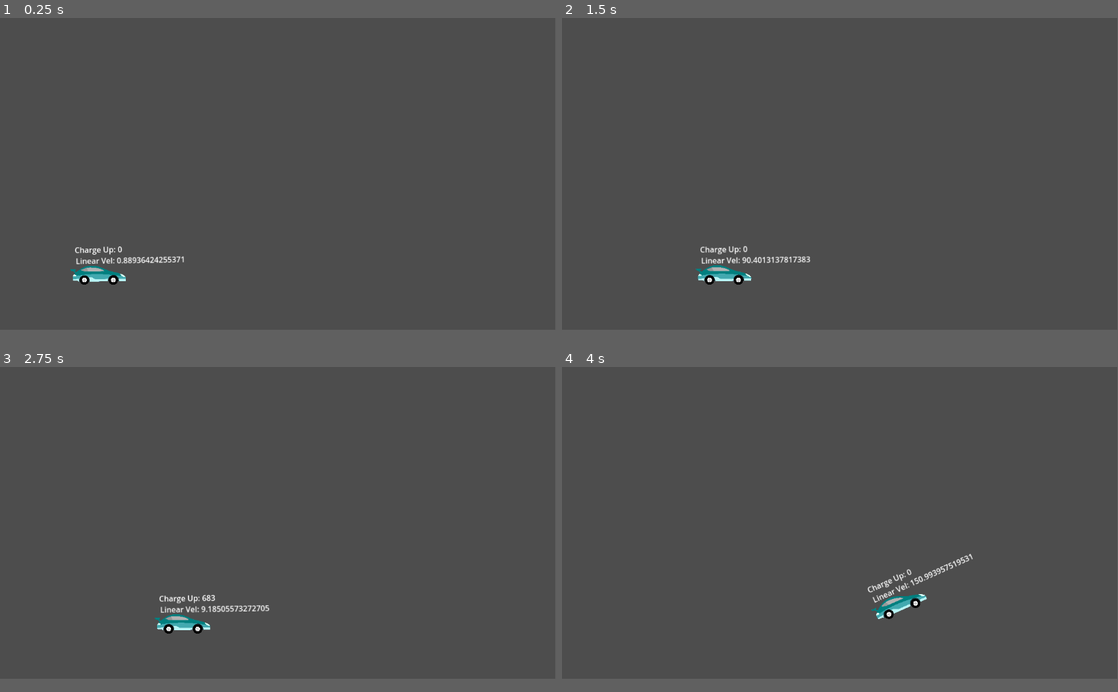
Above: before the commit, frames 1-4 (two rows, left to right).
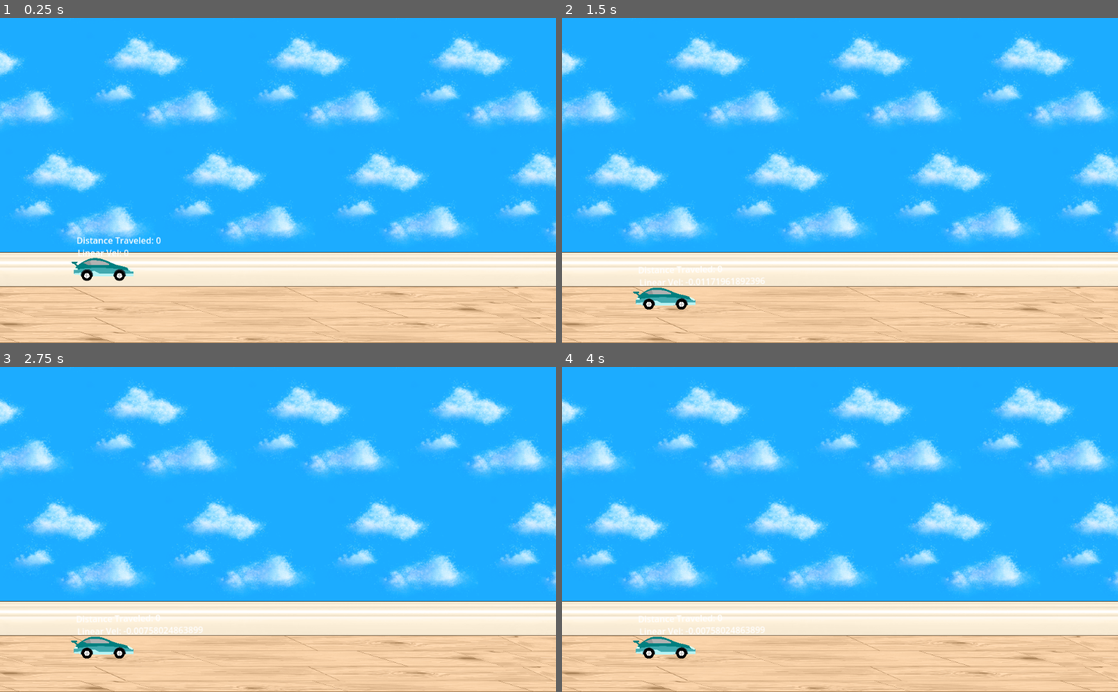
Above: after the commit, the same moments.

Repository: marquezp/car-game
Game: Godot game, scene res://Stage/game.tscn
Same seed, same stepped clock (60 frames per second), same inputs: the game is played once before the commit and once after it.
Inputs (mouse positions are in pixels of both pictures, inside the frame that each line leads up to):
- Up to frame 1 (0.25 s): no input
- Up to frame 2 (1.5 s): tap Enter (ui_accept) at 0.5 s; move the mouse to (962, 157) at 0.52 s; hold Enter (ui_accept) 0.53-1.25 s; click (962, 157) at 0.6 s; drag from (728, 190) to (812, 235) at 1.27 s
- Up to frame 3 (2.75 s): move the mouse to (333, 454) at 2.02 s; hold Enter (ui_accept) from 2.03 s (still down); click (333, 454) at 2.1 s
- Up to frame 4 (4 s): release Enter (ui_accept) at 2.75 s; drag from (812, 584) to (673, 477) at 2.77 s; move the mouse to (1006, 568) at 3.52 s; hold Shift from 3.53 s (still down); click (1006, 568) at 3.67 s; tap Enter (ui_accept) at 3.77, 3.8 s
In our replay, the window is 799x449 before the commit and 800x468 after it. These sizes can differ from the game's own. Grey fills any space a smaller window leaves; there, only what the larger window draws over its background counts as a difference.

The runs differ from the first frame. In frame 1, 96% of the frame differs, in the area x 0-100%, y 0-100%; in frame 2, 96%; in frame 3, 96%; in frame 4, 96%.

Commit message:
made the wind up mechanic tied to the distance traveled on screen, also added background

Diff:
--- a/Car/car.gd
+++ b/Car/car.gd
@@ -1,15 +1,22 @@
 extends RigidBody2D
 @onready var car: RigidBody2D = $"."
-@onready var charge_up_label: Label = $ChargeUpLabel
+@onready var click_box: Area2D = $ClickBox
+@onready var distance_label: Label = $DistanceLabel
 @onready var linear_velocity_label: Label = $LinearVelocityLabel
-@export var max_charge = 2000 #TODO mess around with this variable when playtesting
-@export var wind_up_torque = -8
+@export var max_distance = 100 #TODO mess around with this variable when playtesting
 
-var charge_increment = 1000 #TODO mess around with this variable when playtesting
-var current_charge = 0
+var selected = false
 var damping_factor = 0
 var is_slowing_down: bool = false
 var wheels = []
+
+var previous_position: Vector2
+var distance_traveled: float = 0.0
+var wheel_circumference = 2 * PI * 10 # wheel circumference, dont @ me for hardcoding
+var torque_strength = -1000
+
+# TESTING VARIABLES
+
 
 func start_slowing_down(rate):
 	damping_factor = rate
@@ -21,29 +28,67 @@
 func _ready():
 	# add the wheels to an array
 	wheels = get_tree().get_nodes_in_group("wheel")
+	previous_position = click_box.global_position
 
+# car body area has been clicked, logic handled in physics_process
+func _on_click_box_input_event(viewport: Node, event: InputEvent, shape_idx: int) -> void:
+	if Input.is_action_just_pressed("click"):
+		selected = true
+
+# Apply the charge generated by the drag as torque inpulse on the wheels
+func move_car(distance):
+	for wheel in wheels:
+		wheel.apply_torque(distance * 20000)
+	distance_traveled = 0
+
+func stop_car():
+	for wheel in wheels:
+		wheel.apply_torque(0)
+		wheel.angular_velocity *= 0.5
+
+# This function handles global inputs
 func _input(event):
-	# charge button released, apply the impulse
-	if event.is_action_released("ui_accept"):
-		print(current_charge)
-		for wheel in wheels:
-			wheel.apply_torque_impulse(current_charge * 60)
-		current_charge = 0
+	# mouse button released
+	if selected and event is InputEventMouseButton:
+		if (event.button_index == MOUSE_BUTTON_LEFT and not event.pressed):
+			selected = false # stops the car from following the cursor
+			move_car(distance_traveled)
 
 func _physics_process(delta: float) -> void:
-	# Display debug info
-	charge_up_label.text = "Charge Up: " + str(int(current_charge))
-	linear_velocity_label.text = "Linear Vel: " + str(car.linear_velocity.x)
+	# Handle mouse click and drag to CHARGE UP THE CAR
+	if selected:
+		if (get_global_mouse_position().x < click_box.global_position.x): # make sure it only drags backwards
+			var mouse_target = get_global_mouse_position() - click_box.global_position
 
-	# Charging the car
-	if Input.is_action_pressed("ui_accept"):
-		current_charge = move_toward(current_charge, max_charge, delta * charge_increment)
-		for wheel in wheels:
-			wheel.get_node("AnimationPlayer").play("charge_up")
-			wheel.apply_torque_impulse(wind_up_torque)
+			# Calculate the rotation needed to move the wheels that distance
+			var rotations_to_make = abs(mouse_target.x) / wheel_circumference
+			var target_radians = rotations_to_make * 2 * PI
 
+			# increment the distance traveled in the frame
+			distance_traveled += abs(click_box.global_position.x - previous_position.x)
+			previous_position = click_box.global_position
+
+			# Move or stop the car depending on if we reached the mouse_target
+			for wheel in wheels:
+				if (abs(wheel.rotation) < target_radians) and distance_traveled < max_distance:
+					wheel.apply_torque(torque_strength)
+				else:
+					if distance_traveled < max_distance:
+						stop_car()
+
+		else:
+			stop_car()
+
+	# Charge goes over limit
+	if distance_traveled >= max_distance:
+		selected = false
+		move_car(distance_traveled)
 
 	# Check for carpet
 	if is_slowing_down:
 		for wheel in wheels:
 			wheel.angular_velocity *= 0.9
+
+	# Display debug info
+	distance_label.text = "Distance Traveled: " + str(int(distance_traveled))
+	linear_velocity_label.text = "Linear Vel: " + str(car.linear_velocity.x)
--- a/Car/car.tscn
+++ b/Car/car.tscn
@@ -1,8 +1,11 @@
-[gd_scene load_steps=4 format=3 uid="uid://cv70fssniyws5"]
+[gd_scene load_steps=5 format=3 uid="uid://cv70fssniyws5"]
 
 [ext_resource type="Script" path="res://Car/car.gd" id="1_k1ttg"]
 [ext_resource type="Texture2D" uid="uid://b2f68efbdbgqc" path="res://Assets/car_beta.png" id="2_gpuoq"]
 [ext_resource type="PackedScene" uid="uid://cu13e2iqguwya" path="res://Wheel/wheel.tscn" id="3_hla4v"]
+
+[sub_resource type="RectangleShape2D" id="RectangleShape2D_cct7o"]
+size = Vector2(36, 23)
 
 [node name="Car" type="RigidBody2D"]
 gravity_scale = 2.0
@@ -34,7 +37,7 @@
 
 [node name="Wheel" parent="WheelHolder2" instance=ExtResource("3_hla4v")]
 
-[node name="ChargeUpLabel" type="Label" parent="."]
+[node name="DistanceLabel" type="Label" parent="."]
 offset_left = -34.0
 offset_top = -60.0
 offset_right = 18.0
@@ -46,3 +49,11 @@
 offset_top = -37.0
 offset_right = 8.0
 offset_bottom = -14.0
+
+[node name="ClickBox" type="Area2D" parent="."]
+position = Vector2(13, 0)
+
+[node name="CollisionShape2D" type="CollisionShape2D" parent="ClickBox"]
+shape = SubResource("RectangleShape2D_cct7o")
+
+[connection signal="input_event" from="ClickBox" to="." method="_on_click_box_input_event"]
--- /dev/null
+++ b/Stage/background.tscn
@@ -0,0 +1,16 @@
+[gd_scene load_steps=3 format=3 uid="uid://cio68jgohdv5f"]
+
+[ext_resource type="Texture2D" uid="uid://bdto13wmljyvy" path="res://Assets/background.png" id="1_ilkhr"]
+[ext_resource type="Texture2D" uid="uid://q5plg1t14t7w" path="res://Assets/floor.png" id="2_mhi82"]
+
+[node name="Background" type="Node2D"]
+
+[node name="Wall" type="Sprite2D" parent="."]
+scale = Vector2(0.292742, 0.292742)
+texture = ExtResource("1_ilkhr")
+centered = false
+
+[node name="Floor" type="Sprite2D" parent="."]
+position = Vector2(512, 296)
+scale = Vector2(0.293, 0.42)
+texture = ExtResource("2_mhi82")
--- a/Stage/game.tscn
+++ b/Stage/game.tscn
@@ -8,11 +8,12 @@
 [ext_resource type="Script" path="res://addons/rmsmartshape/shapes/point_array.gd" id="5_kg1je"]
 [ext_resource type="Script" path="res://addons/rmsmartshape/materials/edge_material_metadata.gd" id="6_yg0kl"]
 [ext_resource type="Script" path="res://addons/rmsmartshape/materials/shape_material.gd" id="7_l7irc"]
+[ext_resource type="PackedScene" uid="uid://cio68jgohdv5f" path="res://Stage/background.tscn" id="9_x6kiy"]
 
 [sub_resource type="RectangleShape2D" id="RectangleShape2D_xl807"]
 size = Vector2(1175, 75.5)
 
-[sub_resource type="Resource" id="Resource_0mgeo"]
+[sub_resource type="Resource" id="Resource_gmtmd"]
 script = ExtResource("3_pclng")
 texture_idx = 0
 flip = false
@@ -98,23 +99,26 @@
 
 [node name="Game" type="Node"]
 
+[node name="Background" parent="." instance=ExtResource("9_x6kiy")]
+
 [node name="Carpet" parent="." instance=ExtResource("1_6vxmh")]
-position = Vector2(401, 486)
+position = Vector2(530, 469)
 scale = Vector2(4.72, 6.68)
 
 [node name="Floor" type="StaticBody2D" parent="."]
-position = Vector2(561, 587)
+position = Vector2(588, 571)
 
 [node name="CollisionShape2D" type="CollisionShape2D" parent="Floor"]
 position = Vector2(-1, 5)
 shape = SubResource("RectangleShape2D_xl807")
 
 [node name="Car" parent="." instance=ExtResource("1_tosj2")]
-position = Vector2(190, 519)
+position = Vector2(175, 402)
 linear_velocity = Vector2(0, 0)
 
 [node name="Ramp" type="StaticBody2D" parent="."]
-position = Vector2(814, 557)
+position = Vector2(945, 547)
+rotation = 0.0290625
 
 [node name="SS2D_Shape" type="Node2D" parent="Ramp"]
 position = Vector2(60.6594, -50.5495)
@@ -125,10 +129,10 @@
 
 [node name="CollisionPolygon2D" type="CollisionPolygon2D" parent="Ramp"]
 modulate = Color(1, 1, 1, 0.3)
-polygon = PackedVector2Array(-200.935, -5.0549, 189.56, -168.077, 190.824, -15.1649, -200.935, -5.0549)
+polygon = PackedVector2Array(-200.935, -5.05487, 189.56, -168.077, 190.824, -15.1649, -200.935, -5.05487)
 
 [node name="LWall" type="StaticBody2D" parent="."]
-position = Vector2(-4, 242)
+position = Vector2(-22, 240)
 scale = Vector2(0.0399976, 7.68)
 
 [node name="CollisionShape2D" type="CollisionShape2D" parent="LWall"]
--- a/Wheel/wheel.tscn
+++ b/Wheel/wheel.tscn
@@ -5,6 +5,21 @@
 [sub_resource type="PhysicsMaterial" id="PhysicsMaterial_mvivu"]
 
 [sub_resource type="CircleShape2D" id="CircleShape2D_vggx5"]
+
+[sub_resource type="Animation" id="Animation_i2thg"]
+length = 0.001
+tracks/0/type = "value"
+tracks/0/imported = false
+tracks/0/enabled = true
+tracks/0/path = NodePath("Sprite2D:rotation")
+tracks/0/interp = 1
+tracks/0/loop_wrap = true
+tracks/0/keys = {
+"times": PackedFloat32Array(0),
+"transitions": PackedFloat32Array(1),
+"update": 0,
+"values": [0.0]
+}
 
 [sub_resource type="Animation" id="Animation_ouryq"]
 resource_name = "charge_up"
@@ -20,21 +35,6 @@
 "transitions": PackedFloat32Array(1, 1),
 "update": 0,
 "values": [0.0, -6.28319]
-}
-
-[sub_resource type="Animation" id="Animation_i2thg"]
-length = 0.001
-tracks/0/type = "value"
-tracks/0/imported = false
-tracks/0/enabled = true
-tracks/0/path = NodePath("Sprite2D:rotation")
-tracks/0/interp = 1
-tracks/0/loop_wrap = true
-tracks/0/keys = {
-"times": PackedFloat32Array(0),
-"transitions": PackedFloat32Array(1),
-"update": 0,
-"values": [0.0]
 }
 
 [sub_resource type="AnimationLibrary" id="AnimationLibrary_i1paa"]
--- a/project.godot
+++ b/project.godot
@@ -14,10 +14,23 @@
 run/main_scene="res://Stage/game.tscn"
 config/features=PackedStringArray("4.3", "Mobile")
 
+[display]
+
+window/size/viewport_width=1024
+window/size/viewport_height=600
+
 [editor_plugins]
 
 enabled=PackedStringArray("res://addons/rmsmartshape/plugin.cfg")
 
+[input]
+
+click={
+"deadzone": 0.5,
+"events": [Object(InputEventMouseButton,"resource_local_to_scene":false,"resource_name":"","device":-1,"window_id":0,"alt_pressed":false,"shift_pressed":false,"ctrl_pressed":false,"meta_pressed":false,"button_mask":0,"position":Vector2(0, 0),"global_position":Vector2(0, 0),"factor":1.0,"button_index":1,"canceled":false,"pressed":false,"double_click":false,"script":null)
+]
+}
+
 [rendering]
 
 renderer/rendering_method="mobile"
Not shown: 5 places in Stage/game.tscn that only renumber resources
